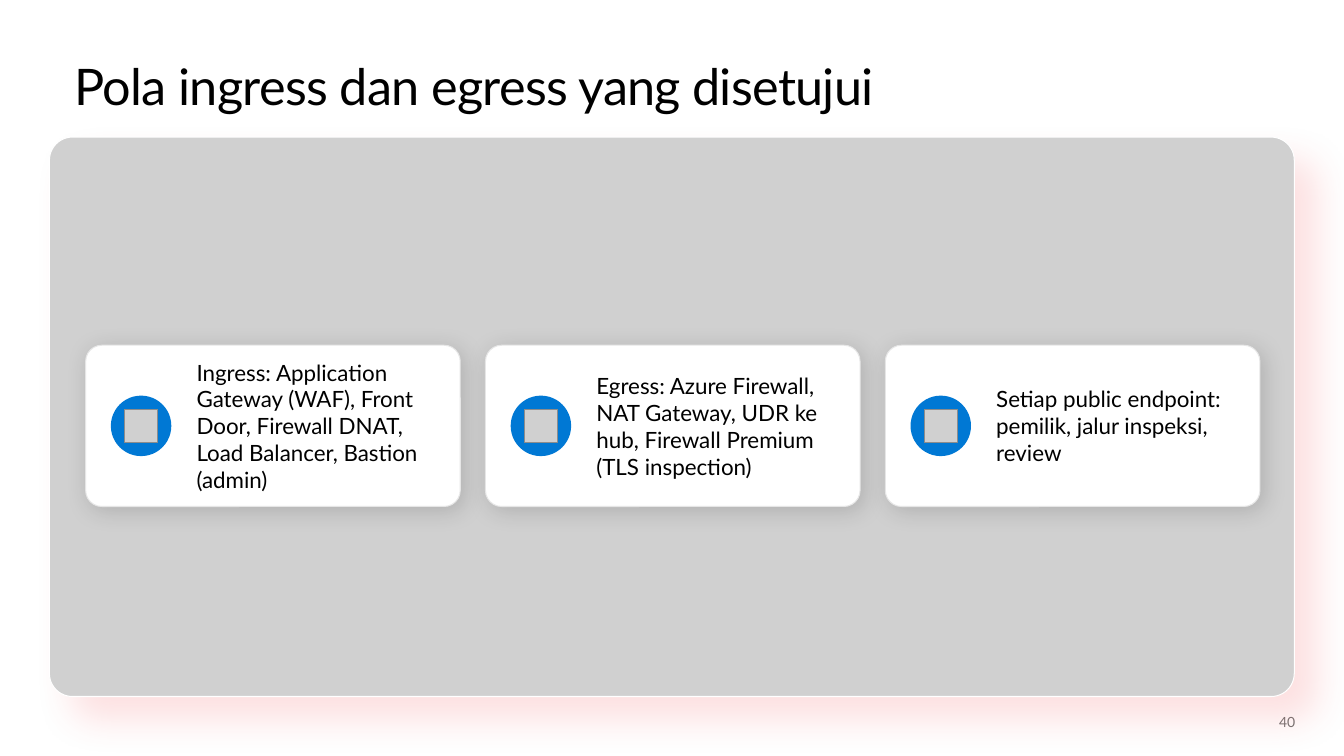
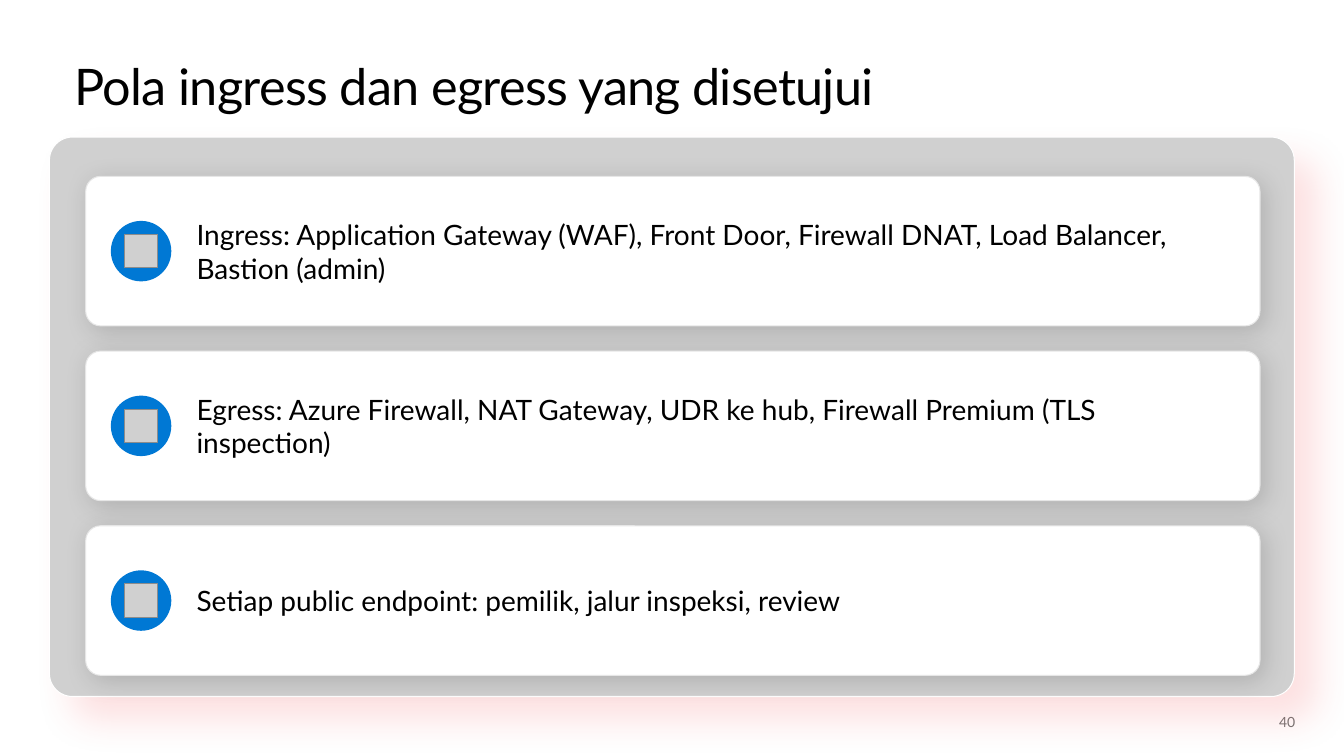
Before and after one commit to medisa-aris/azure-landing-zone-training, a slide deck: slide 40 of slides/pptx/slide_day03_identity-and-network.pptx. Drawn at 1344x756 pixels with LibreOffice and Linux fonts; fonts in the diff are those of the drawing; grey boxes stand for pictures; background and template pictures are left out. Boxes give left, top, right and bottom in pixels: in the first picture for what was removed or moved away, otherwise in the second. Text is boxed around its words. In the diff, an @@ line names an element or a change of style, - is before the commit and + after.

```diff
--- a/slides/pptx/slide_day03_identity-and-network.pptx
+++ b/slides/pptx/slide_day03_identity-and-network.pptx
@@ rounded rectangle added at (86,176,1260,326), fill #FFFFFF, outline #E6E6E6 0.75 pt @@
@@ text "Ingress: Application Gateway (WAF), Front ...": place and size @@
-text "Ingress: Application Gateway (WAF), Front ..." at (197,364,418,491)
+text "Ingress: Application Gateway (WAF), Front ..." at (197,223,1166,283)
@@ ellipse: place and size @@
-ellipse at (910,395,971,456)
+ellipse at (111,221,171,281)
@@ picture: place and size @@
-picture at (524,409,558,443)
+picture at (125,235,158,268)
@@ rounded rectangle: place and size @@
-rounded rectangle at (486,345,861,506)
+rounded rectangle at (86,351,1260,500)
@@ rounded rectangle removed at (86,345,461,506) @@
@@ rounded rectangle removed at (885,345,1260,506) @@
@@ text "Egress: Azure Firewall, NAT Gateway, ...": place and size @@
-text "Egress: Azure Firewall, NAT Gateway, ..." at (596,377,818,479)
+text "Egress: Azure Firewall, NAT Gateway, ..." at (197,398,1096,458)
@@ rounded rectangle added at (86,526,1260,676), fill #FFFFFF, outline #E6E6E6 0.75 pt @@
@@ size 16 to 20 pt in 3 elements at (197,398,1096,458), (197,223,1166,283), (197,590,840,616) @@
@@ text "Setiap public endpoint: pemilik, jalur ...": place and size @@
-text "Setiap public endpoint: pemilik, jalur ..." at (996,390,1221,461)
+text "Setiap public endpoint: pemilik, jalur ..." at (197,590,840,616)
@@ ellipse: place and size @@
-ellipse at (511,395,572,456)
+ellipse at (111,571,171,631)
@@ picture: place and size @@
-picture at (925,409,958,443)
+picture at (125,584,158,617)
```
Also in this commit, not shown: 8 other slides changed, 5 other files.
